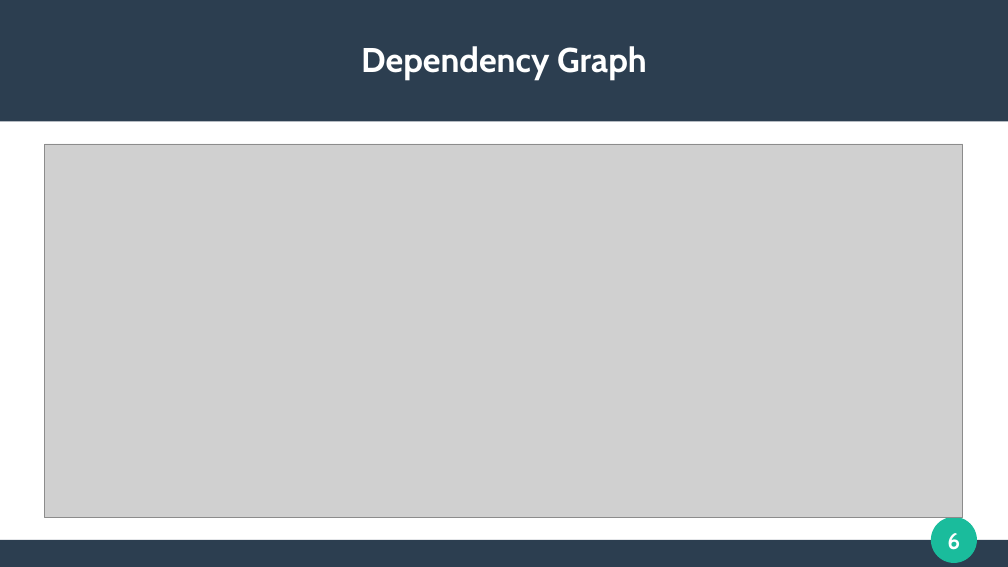
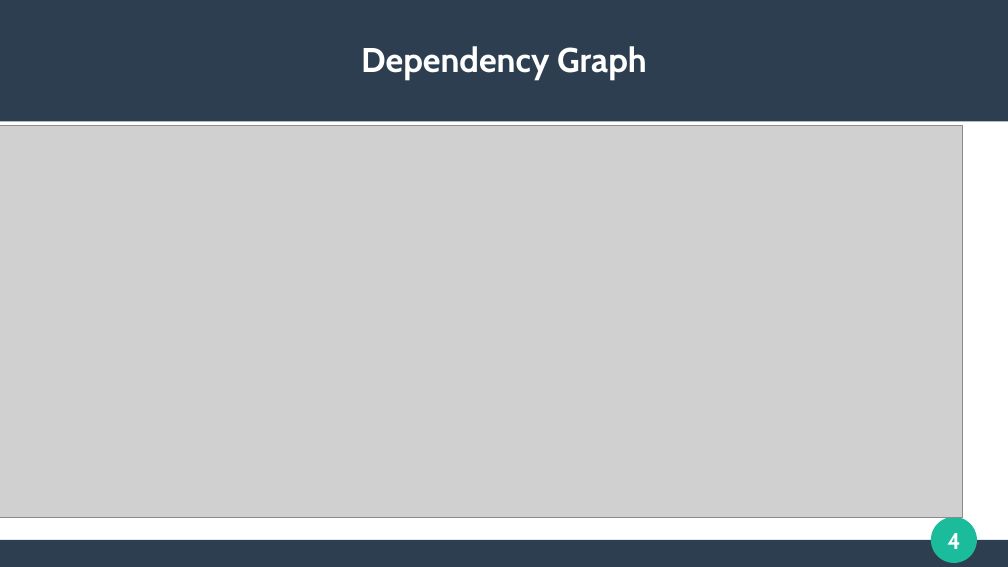
Before and after one commit to frefolli/skullian-thesis, a slide deck: slide 4 of slides.odp (slide 6 before the commit). Drawn at 1008x567 pixels with LibreOffice and Linux fonts; fonts in the diff are those of the drawing; grey boxes stand for pictures. Boxes give left, top, right and bottom in pixels: in the first picture for what was removed or moved away, otherwise in the second. Text is boxed around its words. In the diff, an @@ line names an element or a change of style, - is before the commit and + after.

```diff
--- a/slides.odp
+++ b/slides.odp
@@ picture: place and size @@
-picture at (45,144,963,518)
+picture at (0,125,963,518)
@@ page number at (947,533,960,549): text changed @@
-6
+4
```
Also in this commit, not shown: 1 other slide changed, 4 slides added, 3 slides removed, 1 other file.
